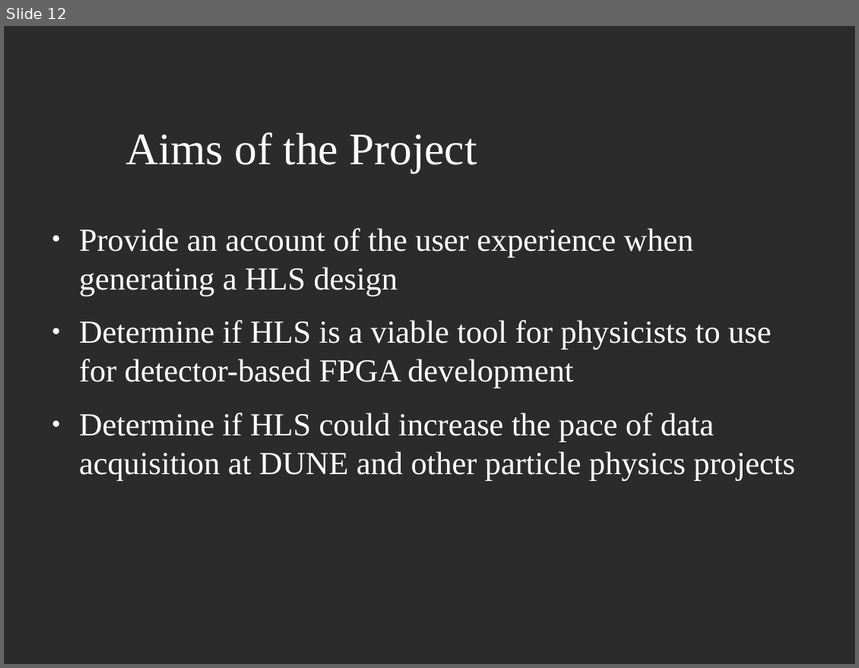
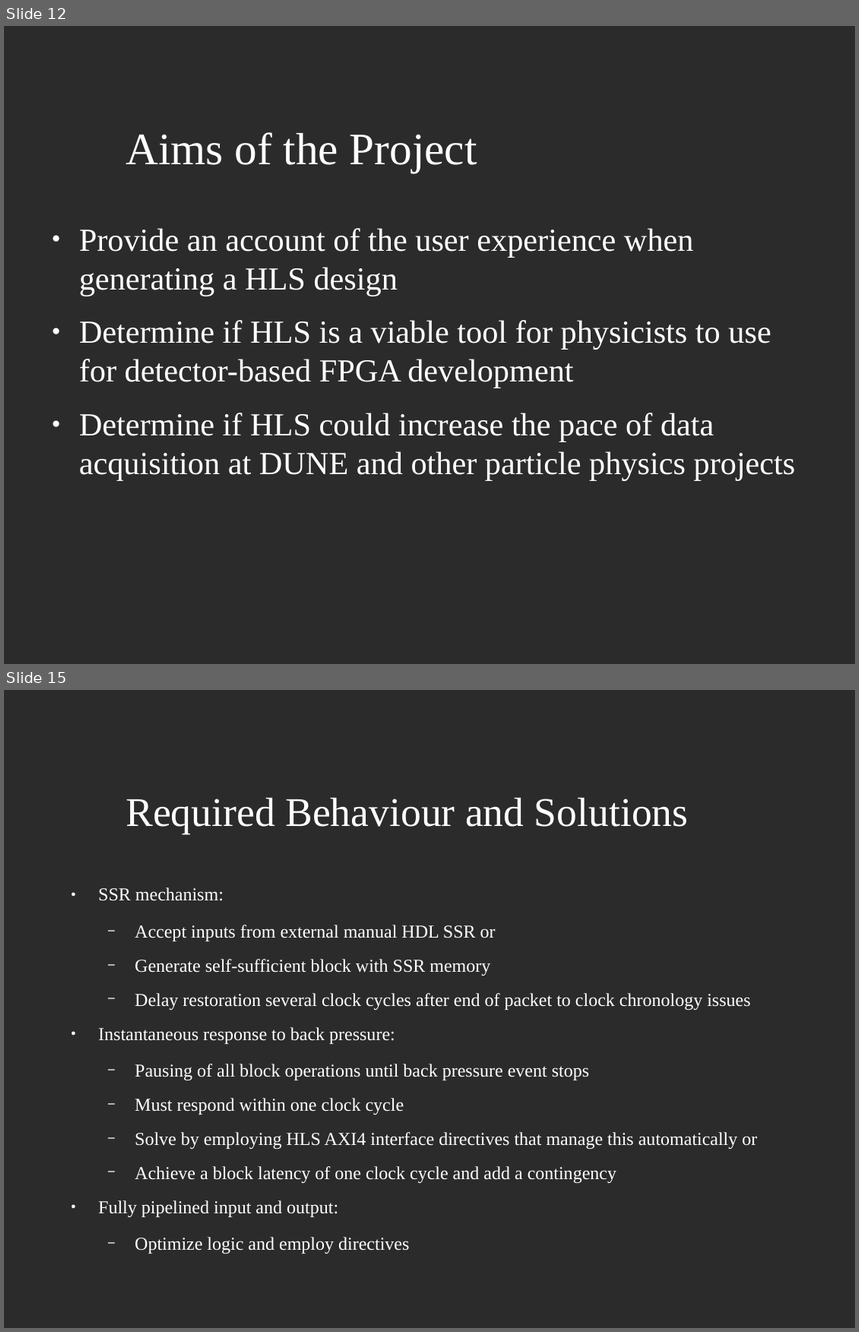
Before and after one commit to JoshCodesPhysics/dune_project, a slide deck: dune_notes/dune_pres/dune_project_pres.odp. Shown one above the other, each under a label of ours: slide 12 before the commit, slides 12 and 15 after it; the slides between them are not shown. The pictures are 859x668 and 859x1332 pixels, drawn with LibreOffice and Linux fonts; fonts in the diff are those of the drawing; background and template pictures are left out; a plain dark background stands for a picture behind light text. Boxes give left, top, right and bottom in pixels: in the first picture for what was removed or moved away, otherwise in the second. Text is boxed around its words. In the diff, an @@ line names an element or a change of style, - is before the commit and + after.

```diff
--- a/dune_notes/dune_pres/dune_project_pres.odp
+++ b/dune_notes/dune_pres/dune_project_pres.odp
@@ slide 15 added at [4, 690, 855, 1328], background picture (left out) @@
@@ title added at [126, 797, 689, 834], 38 pt, text #FFFFFF @@
+Required Behaviour and Solutions
@@ text added at [98, 888, 757, 1254], 17 pt, text #FFFFFF @@
+● SSR mechanism:
+  − Accept inputs from external manual HDL SSR or
+  − Generate self-sufficient block with SSR memory
+  − Delay restoration several clock cycles after end of packet to clock chronology issues
+● Instantaneous response to back pressure:
+  − Pausing of all block operations until back pressure event stops
+  − Must respond within one clock cycle
+  − Solve by employing HLS AXI4 interface directives that manage this automatically or
+  − Achieve a block latency of one clock cycle and add a contingency
+● Fully pipelined input and output:
+  − Optimize logic and employ directives
```
Also in this commit, not shown: 2 slides changed, 5 other slides added, 3 slides removed, 1 other file.
